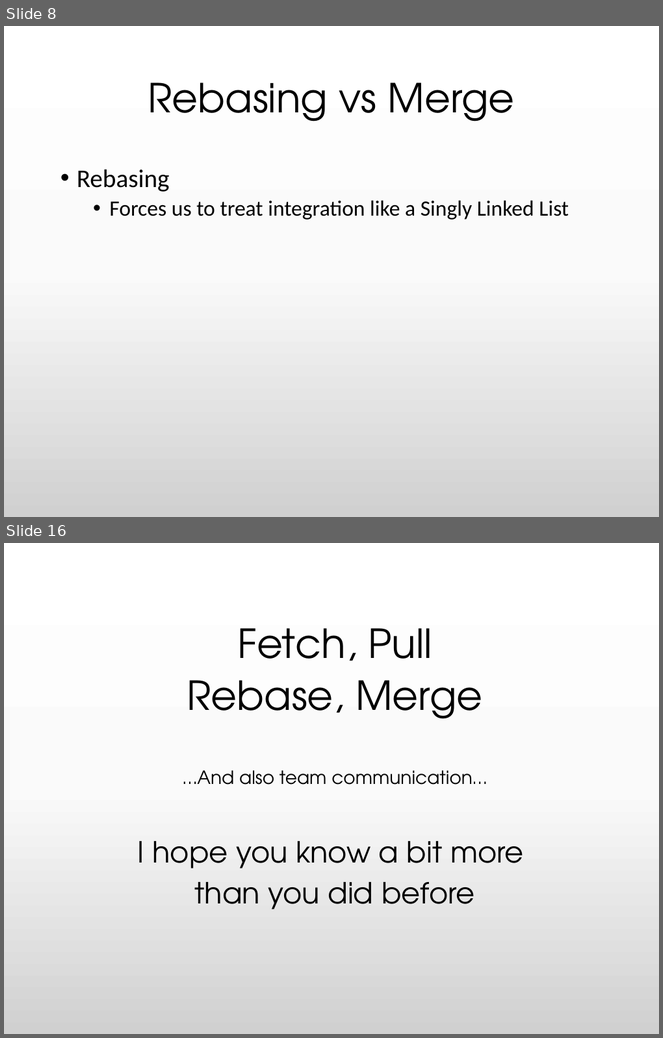
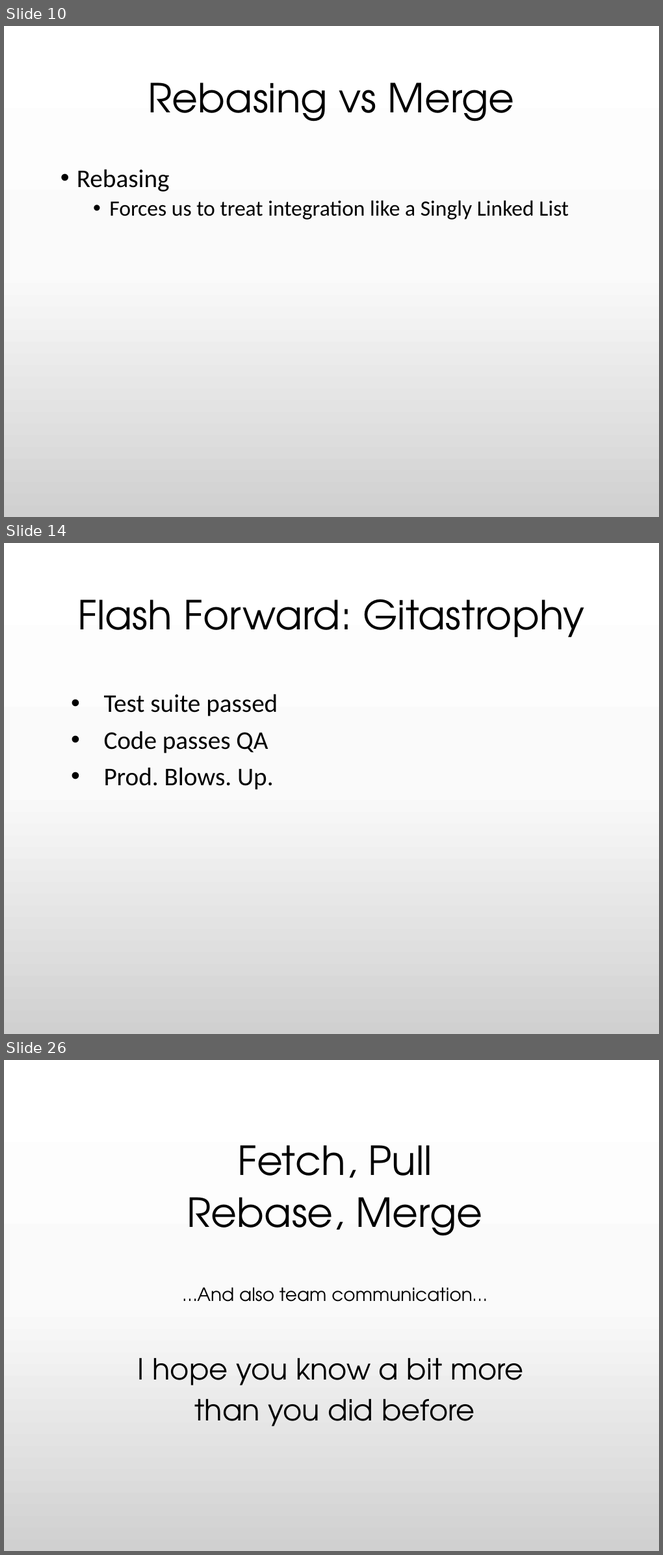
Before and after one commit to BLaurenB/rebase-merge-fetch-pull, a slide deck: Git--5minForRailsConf.pptx. Shown one above the other, each under a label of ours: slides 8 and 16 before the commit, slides 10, 14 and 26 after it; the slides between them are not shown. The pictures are 663x1038 and 663x1555 pixels, drawn with LibreOffice and Linux fonts; fonts in the diff are those of the drawing. Boxes give left, top, right and bottom in pixels: in the first picture for what was removed or moved away, otherwise in the second. Text is boxed around its words. In the diff, an @@ line names an element or a change of style, - is before the commit and + after.

```diff
--- a/Git--5minForRailsConf.pptx
+++ b/Git--5minForRailsConf.pptx
@@ slide 14 added at [4,543,659,1034], background gradient #FFFFFF to #FBFBFB to #D1D1D1 @@
@@ title added at [77,599,585,637], 44 pt, text #000000 @@
+Flash Forward: Gitastrophy
@@ text added at [104,694,278,790], 28 pt, text #000000 @@
+• Test suite passed
+• Code passes QA
+• Prod. Blows. Up.
@@ what was slide 8 is now slide 10 @@
@@ what was slide 16 is now slide 26 @@
```
Also in this commit, not shown: 3 slides changed, 15 other slides added, 5 slides removed, 1 other file.
